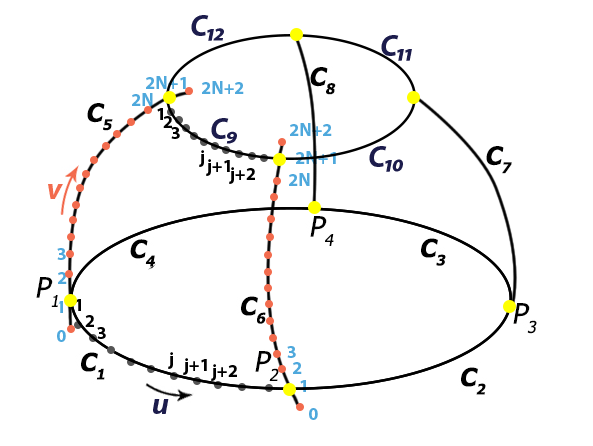
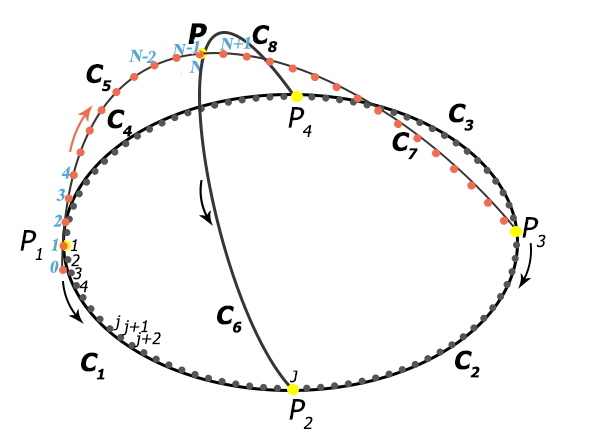
Layered file, before and after one edit (593x446). Changes by layer:
hid "v" over [48, 184, 63, 199]
hid "u" over [153, 399, 169, 414]
hid group "yellow dots" (8 layers) over [64, 28, 516, 396]
hid group "orange dots" (29 layers) over [65, 87, 304, 411]
hid group "curves" (5 layers) over [67, 34, 518, 408]
hid group "grey dots" (27 layers) over [74, 108, 512, 392]
hid "orange arrow" over [48, 158, 84, 225]
hid "black arrow" over [145, 381, 198, 407]
hid group "Group 2" (16 layers) over [32, 15, 546, 403]
hid group "T" (26 layers) over [57, 76, 336, 420]
added layer "2" (3rd of 3) above "Layer 3 copy" over [146, 50, 156, 64]
added layer "Layer 3 copy" above "Layer 3" over [236, 33, 256, 51]
added layer "Layer 3" above "Layer 0" over [185, 37, 205, 55]
added layer "Layer 0" above "Layer 4" over [20, 15, 546, 429]
added layer "Layer 4" over [20, 15, 546, 429]
